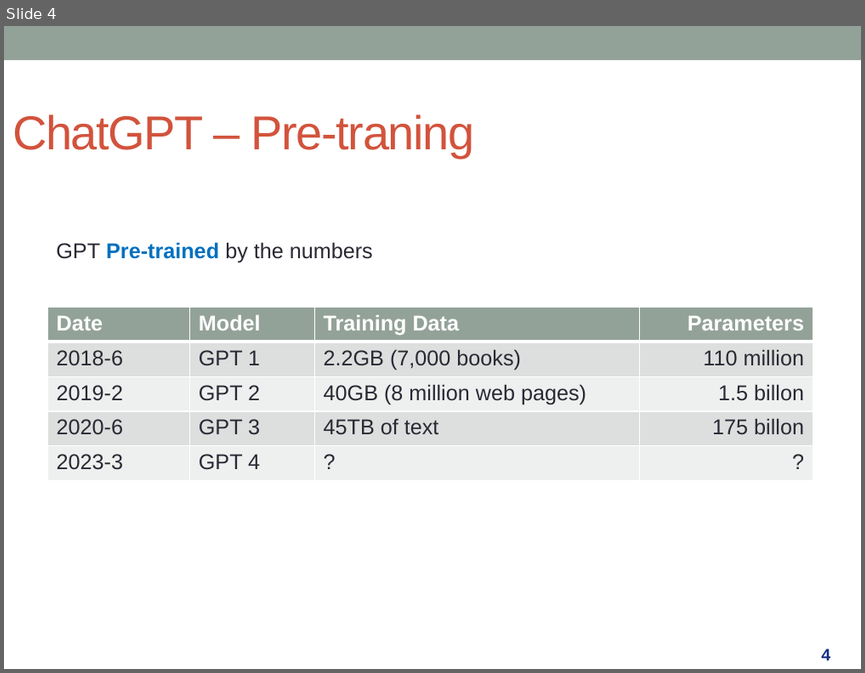
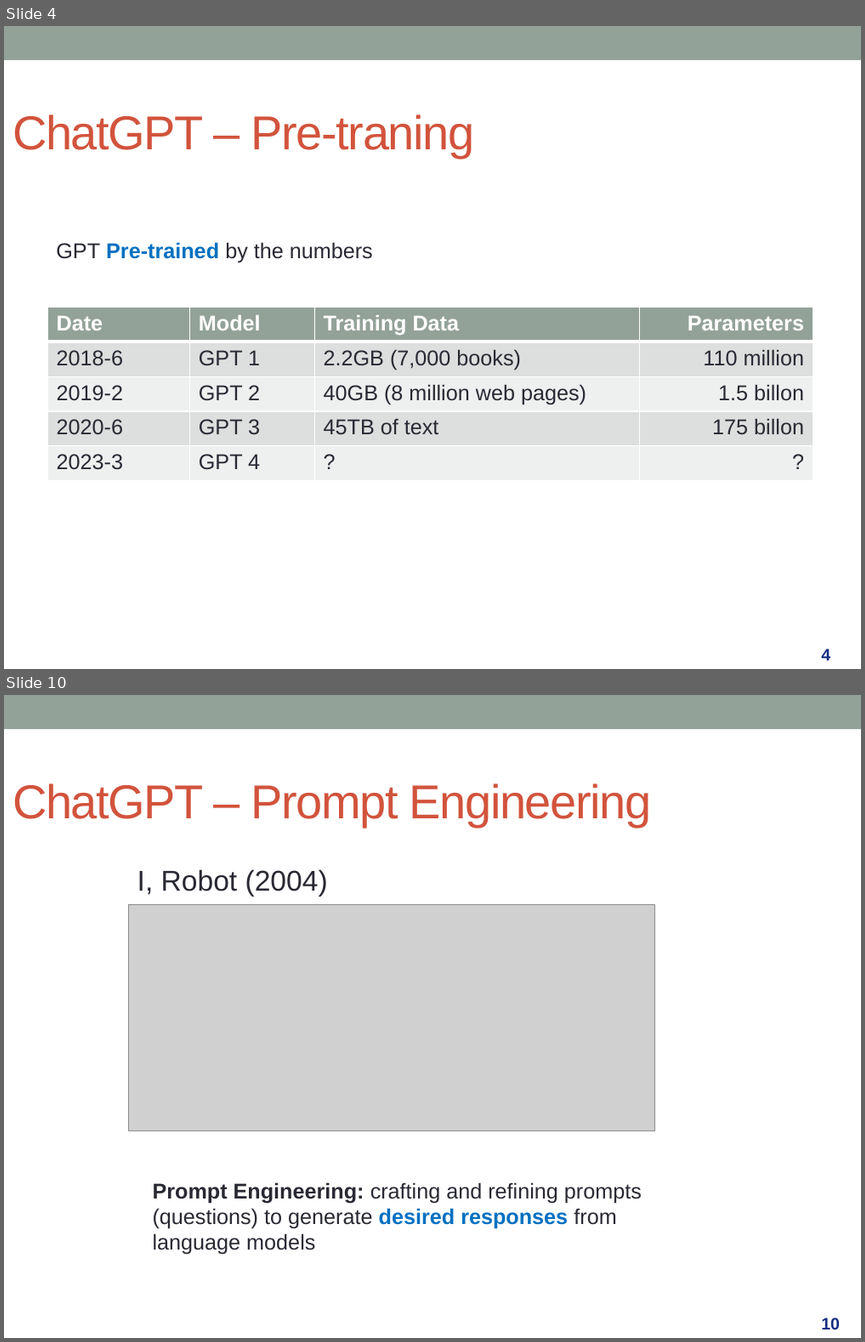
Before and after one commit to kenwkliu/ideas, a slide deck: slides/GenAI.pptx. Shown one above the other, each under a label of ours: slide 4 before the commit, slides 4 and 10 after it; the slides between them are not shown. The pictures are 865x673 and 865x1342 pixels, drawn with LibreOffice and Linux fonts; fonts in the diff are those of the drawing; grey boxes stand for pictures. Boxes give left, top, right and bottom in pixels: in the first picture for what was removed or moved away, otherwise in the second. Text is boxed around its words. In the diff, an @@ line names an element or a change of style, - is before the commit and + after.

```diff
--- a/slides/GenAI.pptx
+++ b/slides/GenAI.pptx
@@ slide 10 added at (4, 695, 861, 1338), background #FFFFFF; not listed: 1 template element that a slide beside it also shows @@
@@ title added at (12, 783, 652, 827), 40 pt, text #D2533C @@
+ChatGPT – Prompt Engineering
@@ text added at (137, 869, 328, 896), 24 pt, text #292934 @@
+I, Robot (2004)
@@ picture added at (129, 904, 655, 1131) @@
@@ text added at (153, 1182, 642, 1254), 18 pt, text #292934 @@
+Prompt Engineering: crafting and refining prompts (questions) to generate desired responses from language models
@@ page number added at (821, 1317, 840, 1330), 14 pt, text #152E82, bold @@
+10
```
Also in this commit, not shown: 6 slides changed, 3 other slides added, 1 slide removed.
